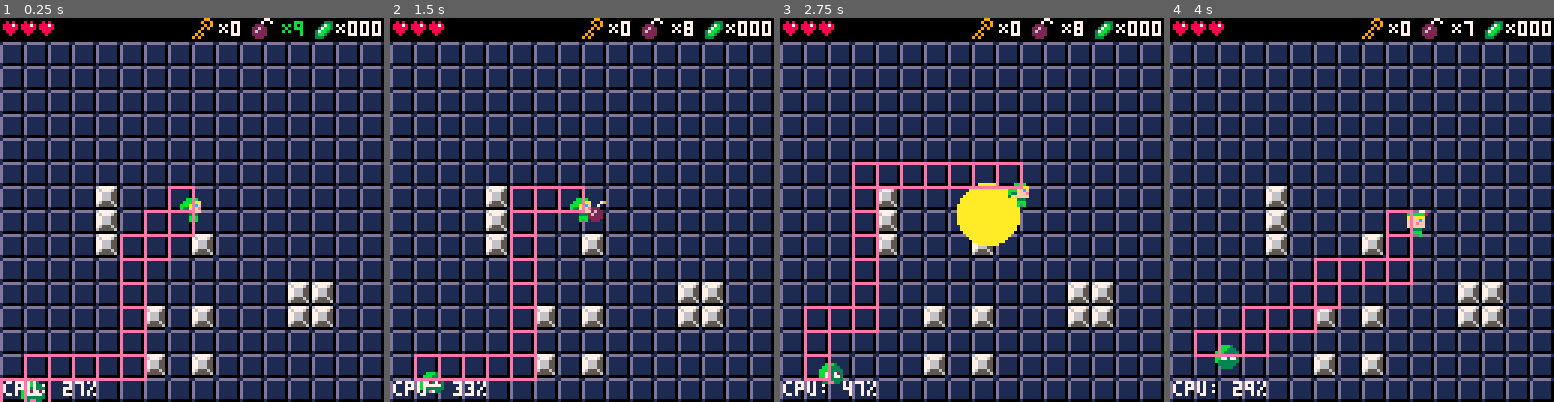
Above: before the commit, frames 1-4 (left to right).
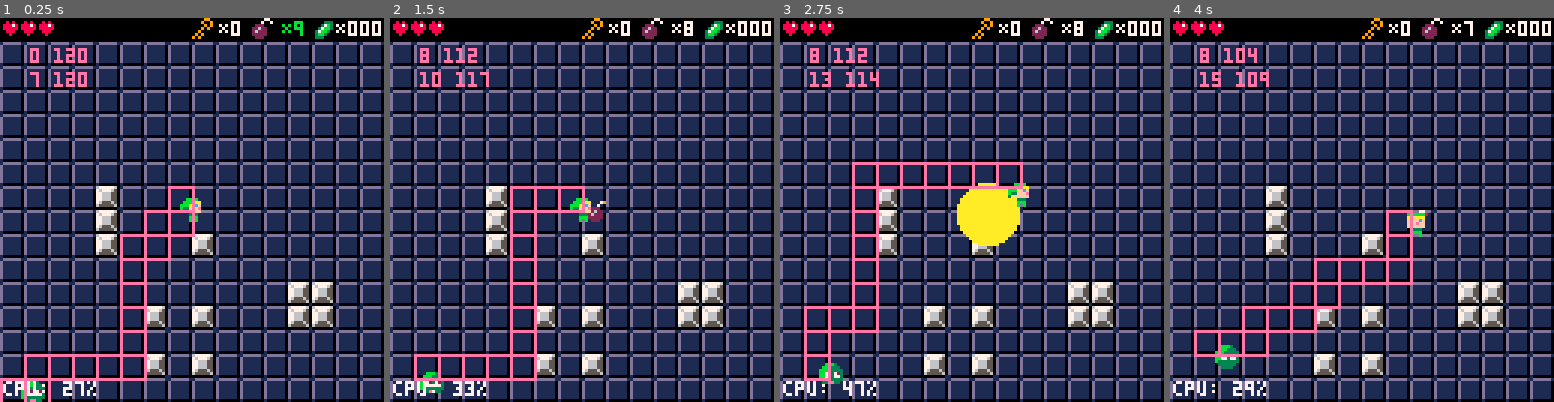
Above: after the commit, the same moments.

Repository: nackerman/The_Legend_of_Pico
Game: PICO-8 cartridge legend_of_pico.p8
Two runs of this game, one before a commit and one after it. Both use one fixed random seed, a clock stepped at 60 frames per second and the inputs below.
Inputs:
- Up to frame 1 (0.25 s): no input
- Up to frame 2 (1.5 s): tap X (X key) at 0.33, 1.07 s; tap O (Z key) at 0.7 s
- Up to frame 3 (2.75 s): hold Right 1.6-2.1 s; tap O (Z key) at 1.7, 2.1, 2.5 s; tap X (X key) at 1.85 s; hold Up 2.15-2.42 s; hold Right from 2.47 s (still down)
- Up to frame 4 (4 s): tap O (Z key) at 2.9, 3.3, 3.7 s; tap X (X key) at 2.97 s; release Right at 3.03 s; hold Left 3.08-3.58 s; hold Down 3.63-3.97 s

The runs differ from the first frame. In frame 1, 0.5% of the frame differs, in the area x 7-23%, y 7-18%; in frame 2, 0.5%; in frame 3, 0.5%; in frame 4, 0.6%, in the area x 7-26%, y 7-18%.

Commit message:
adjusted debugging display for pathing

Diff:
--- a/draw.lua
+++ b/draw.lua
@@ -65,6 +65,11 @@
         local x2 = x1+8
         local y2 = y1+8
         rect(x1, y1, x2, y2, 14)
-        --print(tostr(test), 10, 10, 14)
+    end
+    if path_test then
+        print(tostr(path_test[1].x*8).." "..tostr(path_test[1].y*8), 10, 10, 14)
+    end
+    for e in all(enemies) do
+        print(tostr(e.x).." "..tostr(e.y), 10, 18, 14)
     end
 end
